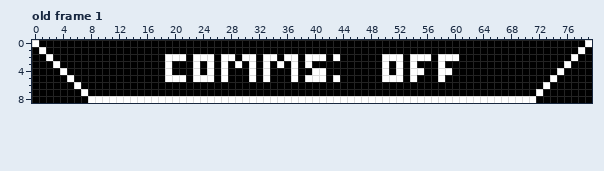
Two versions of one pixel-art file, aseprite/sprites/comms.aseprite. Above is the file before it was changed.
80x9 pixels, 1 frame. Shown: old frame 1.
The same view after the edit:
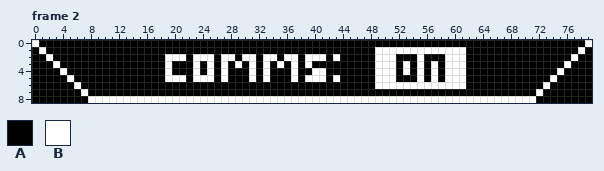
Palette (. is transparent): A #000000  B #ffffff
A new or re-ordered frame is compared with the old frame closest to it.
Edits made:
frames 1 -> 2
Frame 2 is new; against old frame 1, layer "comms":
Colour B gives way to colour A in row 2 at x 52, 54, 56 and 58; in rows 3 to 5 at x 52, 54 and 58.
Colour A gives way to colour B in row 1 at x 49 to 61; in row 2 at x 49 and 61; in row 3 at x 49, 51, 53, 55, 57 and 59 to 61; in row 4 at x 49, 51, 53, 57 and 60 to 61; in row 5 at x 49, 55, 57 and 59 to 61; in row 6 at x 49 to 61.
Pixel boxes of the changes (left, top, right, bottom) in both pictures:
changed: (375, 47, 466, 89)
